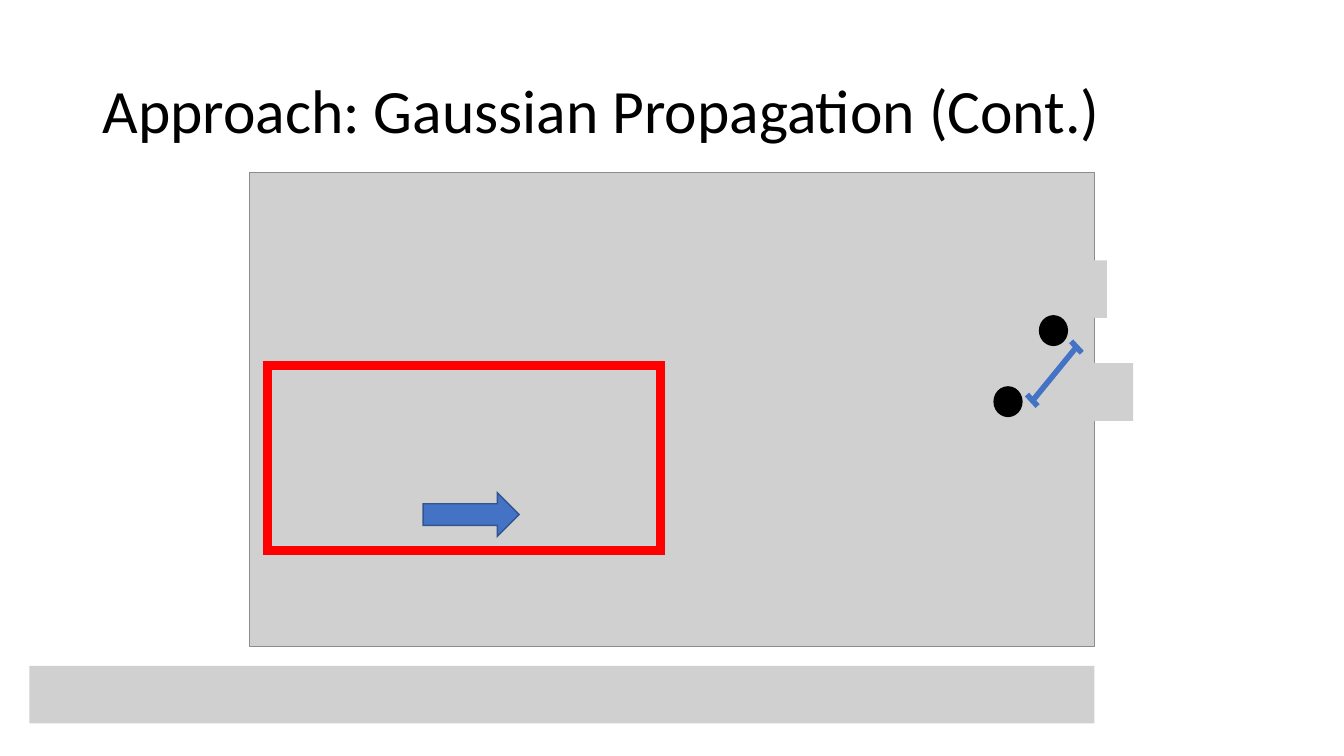
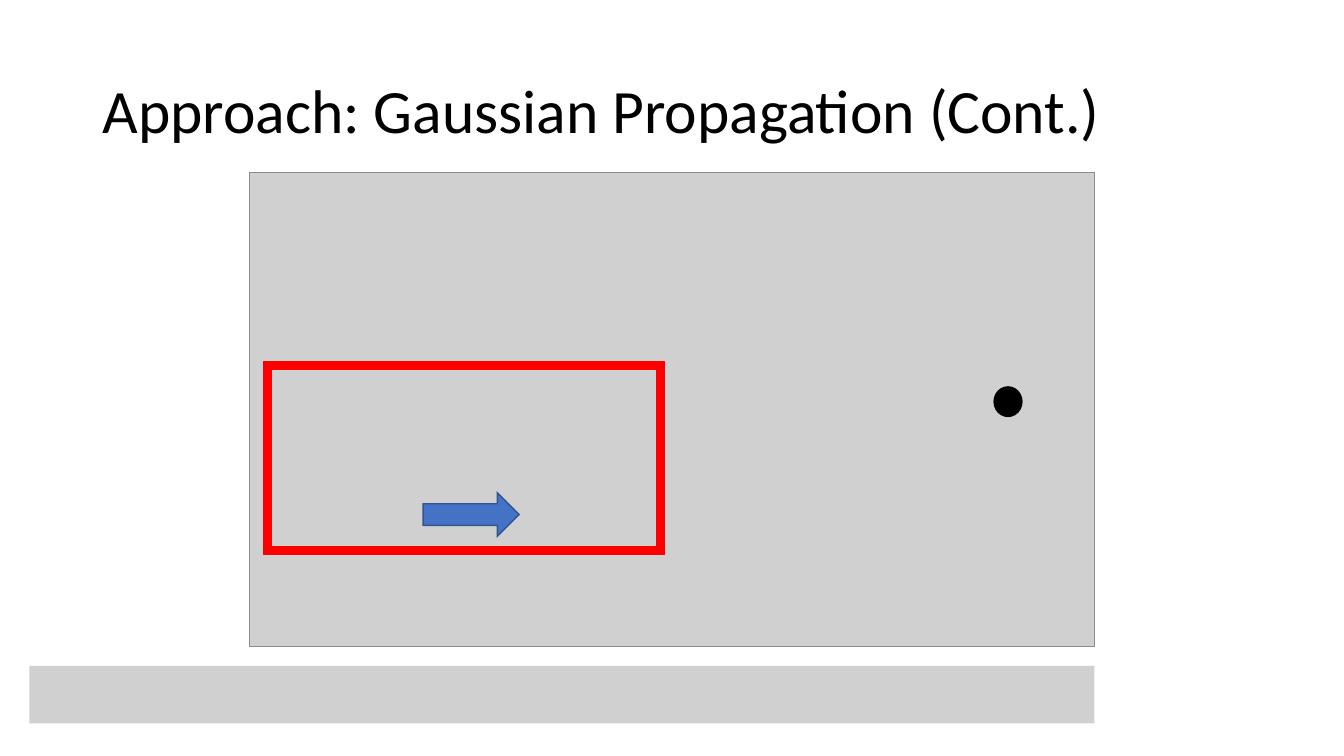
Before and after one commit to ajaayc/Probability-of-Collision-for-Safe-Planning, a slide deck: slide 11 of workshop_4.4.18/workshop_4.4.pptx (slide 12 before the commit). Drawn at 1344x756 pixels with LibreOffice and Linux fonts; fonts in the diff are those of the drawing; grey boxes stand for pictures. Boxes give left, top, right and bottom in pixels: in the first picture for what was removed or moved away, otherwise in the second. Text is boxed around its words. In the diff, an @@ line names an element or a change of style, - is before the commit and + after.

```diff
--- a/workshop_4.4.18/workshop_4.4.pptx
+++ b/workshop_4.4.18/workshop_4.4.pptx
@@ picture removed at (1043,260,1108,318) @@
@@ ellipse removed at (1040,316,1068,345) @@
@@ line removed from (1077, 347) to (1031, 402) @@
@@ line removed from (1072, 342) to (1082, 353) @@
@@ picture removed at (1069,363,1134,420) @@
@@ line removed from (1027, 394) to (1037, 406) @@
```
Also in this commit, not shown: 5 other slides changed, 1 slide removed.
